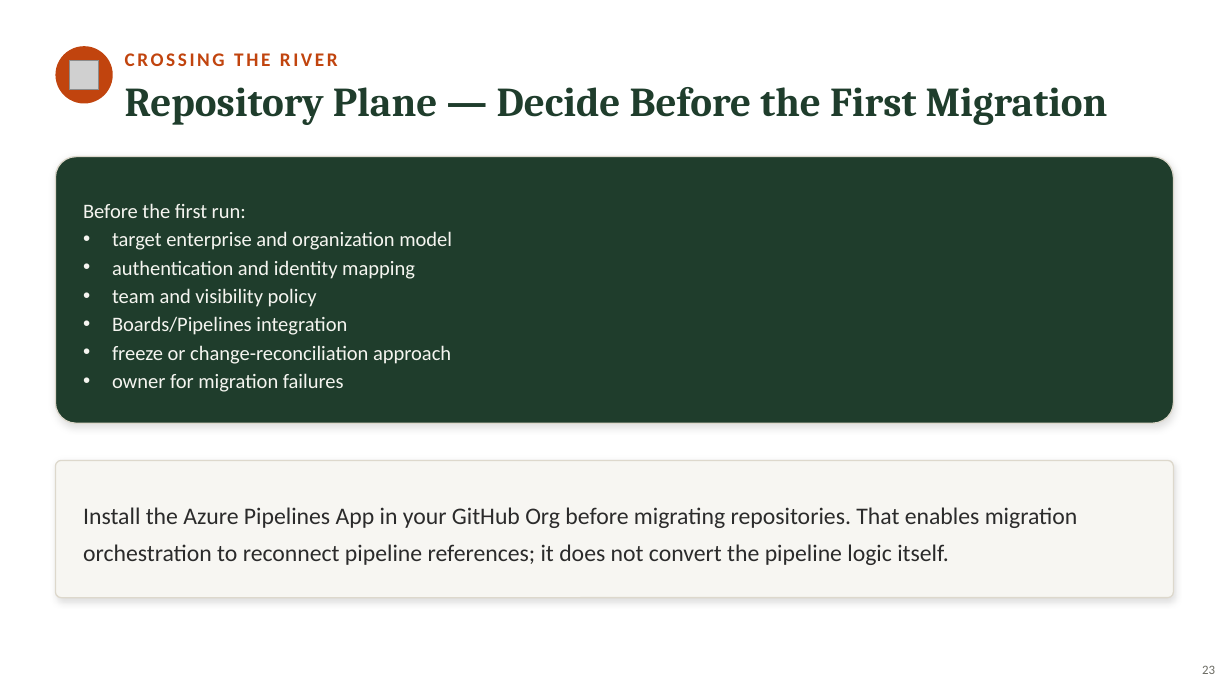
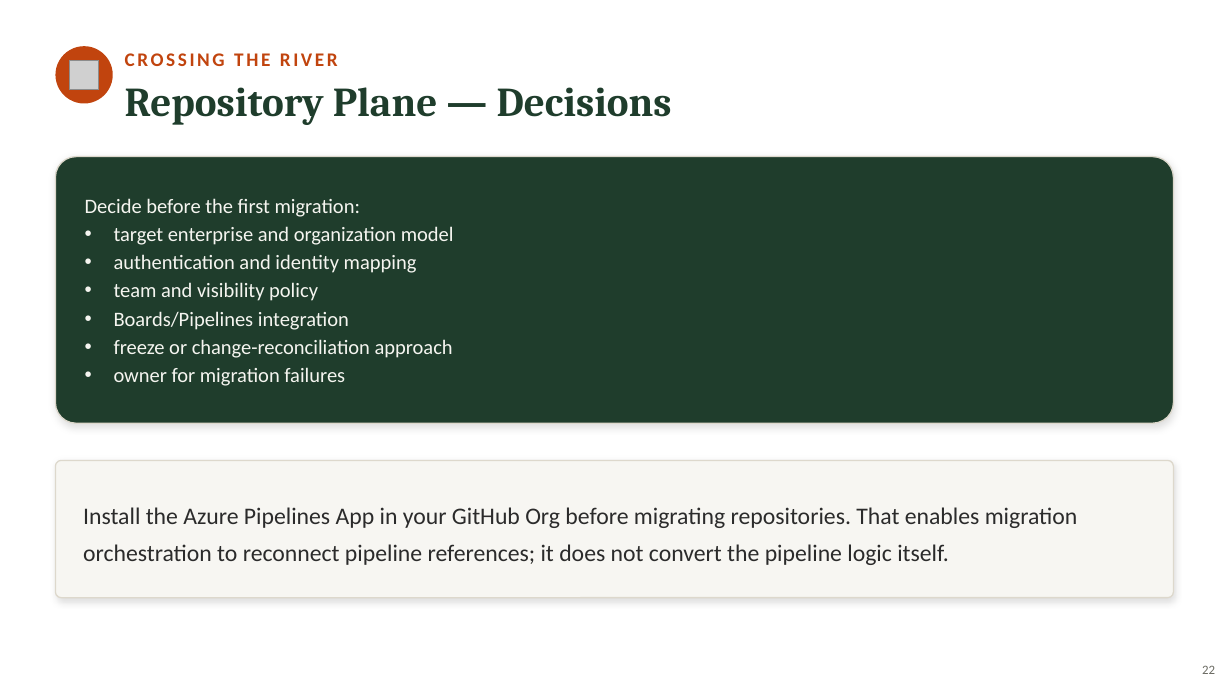
Before and after one commit to neumann1990/Azure_DevOps_To_GitHub, a slide deck: slide 22 of presentation/azure-devops-to-github-the-great-migration-FULL-DECK.pptx (slide 23 before the commit). Drawn at 1232x693 pixels with LibreOffice and Linux fonts; fonts in the diff are those of the drawing; grey boxes stand for pictures. Boxes give left, top, right and bottom in pixels: in the first picture for what was removed or moved away, otherwise in the second. Text is boxed around its words. In the diff, an @@ line names an element or a change of style, - is before the commit and + after.

```diff
--- a/presentation/azure-devops-to-github-the-great-migration-FULL-DECK.pptx
+++ b/presentation/azure-devops-to-github-the-great-migration-FULL-DECK.pptx
@@ text at (125,87,672,125): text changed @@
-Repository Plane — Decide Before the First Migration
+Repository Plane — Decisions
@@ text at (85,198,360,217): text changed @@
-Before the first run:
+Decide before the first migration:
```
Also in this commit, not shown: 10 other slides changed.
